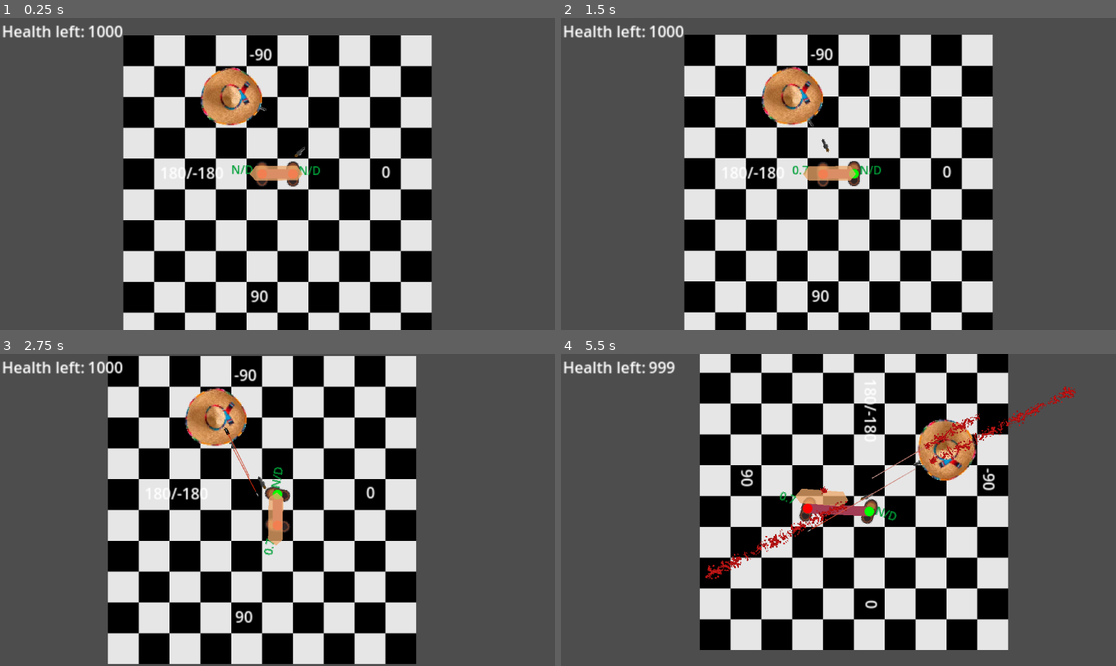
Above: before the commit, frames 1-4 (two rows, left to right).
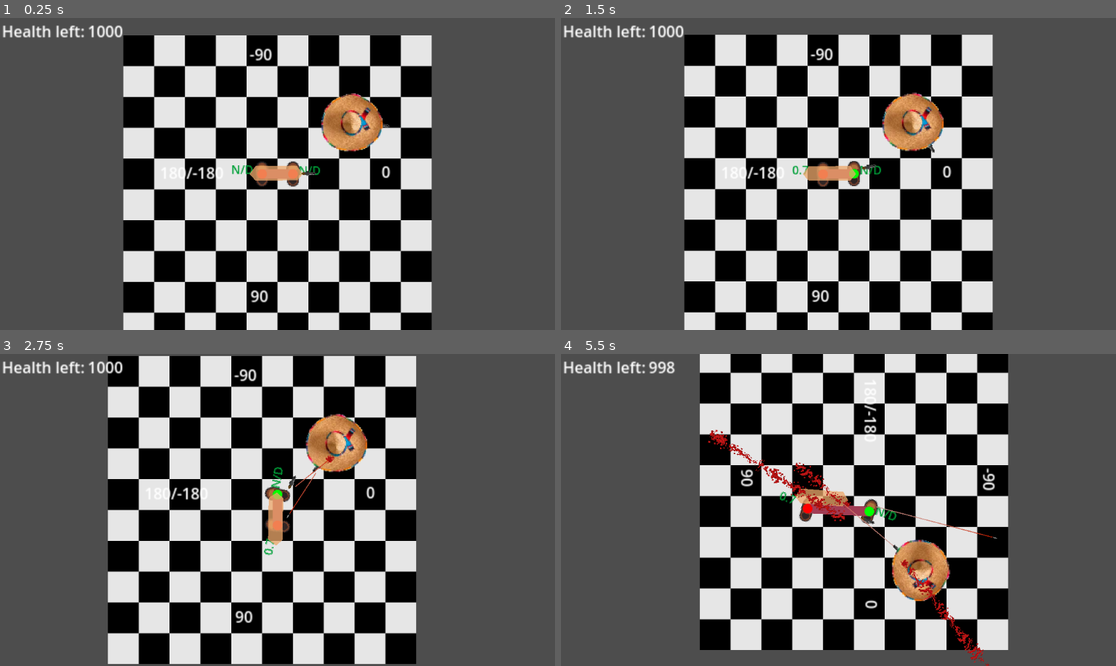
Above: after the commit, the same moments.

Repository: Meatplanter/Kelp_44
Game: Godot game, scene res://game.tscn
Two runs of this game, one before a commit and one after it. Both use one fixed random seed, a clock stepped at 60 frames per second and the inputs below.
Inputs:
- Up to frame 1 (0.25 s): no input
- Up to frame 2 (1.5 s): hold D (LS_move_right) 0.53-1.28 s; hold M (ChangeMode) 0.53-1.28 s; hold X (LS_move_down) from 1.28 s (still down); tap M (ChangeMode) at 1.35 s
- Up to frame 3 (2.75 s): release X (LS_move_down) at 2.03 s; hold D (LS_move_right) from 2.03 s (still down); hold M (ChangeMode) from 2.03 s (still down)
- Up to frame 4 (5.5 s): release D (LS_move_right) at 2.78 s; release M (ChangeMode) at 2.78 s; hold Q (LS_move_leftup) 2.78-3.53 s; tap M (ChangeMode) at 2.85, 4.35 s; hold M (ChangeMode) 3.53-4.28 s; hold A (LS_move_left) 3.53-5.03 s; hold X (LS_move_down) from 5.03 s (still down); hold M (ChangeMode) from 5.03 s (still down)

The runs differ from the first frame. In frame 1, 3.3% of the frame differs, in the area x 36-71%, y 15-51%; in frame 2, 3.3%; in frame 3, 3.4%; in frame 4, 5.5%, in the area x 19-93%, y 2-100%.

Commit message:
Aiming speed gameSpeed adjustment

Diff:
--- a/game.tscn
+++ b/game.tscn
@@ -75,7 +75,7 @@
 text = "-90"
 
 [node name="Enemy" parent="." instance=ExtResource("4_fc0e3")]
-position = Vector2(-32, -81)
+position = Vector2(93, -54)
 
 [connection signal="timeout" from="BulletSpawnTime" to="." method="_on_bullet_spawn_time_timeout"]
 [connection signal="timeout" from="SlomoBulletSpawnTime" to="." method="_on_slomo_bullet_spawn_time_timeout"]
--- a/global.gd
+++ b/global.gd
@@ -4,13 +4,13 @@
 var normalTime = 1.0
 var bulletTime = 0.05
 
+var gameSpeed = 1.0
 var CharBodyNode = null
 var RightShoeNode = null
 var LeftShoeNode = null
-var gameMode = 3 # 0 = spawn bullets 1 = spawn enemies
+var gameMode = 2 # 0 = spawn bullets 1 = spawn enemies
 var bulletsDodged = 0
 var enemiesKilled = 0
-var gameSpeed = 1.0
 var cameraState = 0 #0 looking up, 1 looking right, 2 looking down, 3 looking left
 
 
@@ -47,7 +47,7 @@
 
 
 #gun & bullets
-var aimingSpeed = 1
+var aimingSpeed = 1 * gameSpeed
 var bulletSpeed = 150
 var bulletRange = 1000
 var bulletSlowdown = 0.999
--- a/gun.gd
+++ b/gun.gd
@@ -1,7 +1,7 @@
 extends Area2D
 
 var tween: Tween
-var aimingSpeed = Global.aimingSpeed
+var aimingSpeed = Global.aimingSpeed * Global.gameSpeed
 var enemyRange = Global.enemyRange
 
 var targetEnemy
@@ -43,7 +43,6 @@
 			var aimAngle = clamped_angle - gunPointing
 
 			#print ("clamped_angle to enemy: ",rad_to_deg(clamped_angle)," gunPointing: ",rad_to_deg(gunPointing)," aimAngle: ",rad_to_deg(aimAngle))
-
 			tween = create_tween()
 			#var rot = rotation_degrees
 			#rot += 1
@@ -73,6 +72,9 @@
 		$ShootTimer.set_paused(1)
 		$SlomoShootTimer.set_paused(1)
 
+	aimingSpeed = Global.aimingSpeed / Global.gameSpeed
+	print(aimingSpeed)
+
 func shoot():
 	const BULLET = preload("res://Bullet.tscn")
 	var new_bullet = BULLET.instantiate()
